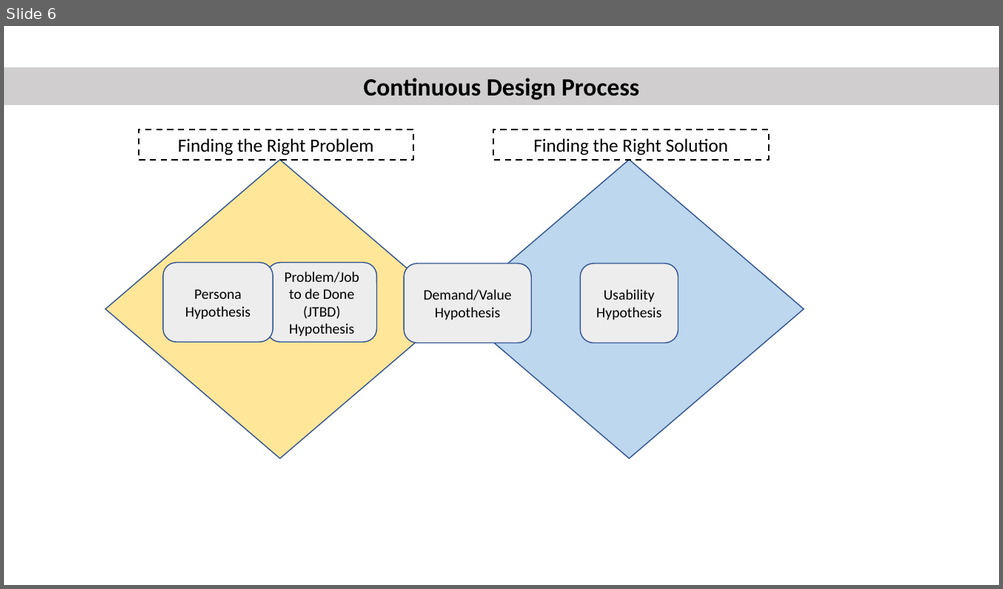
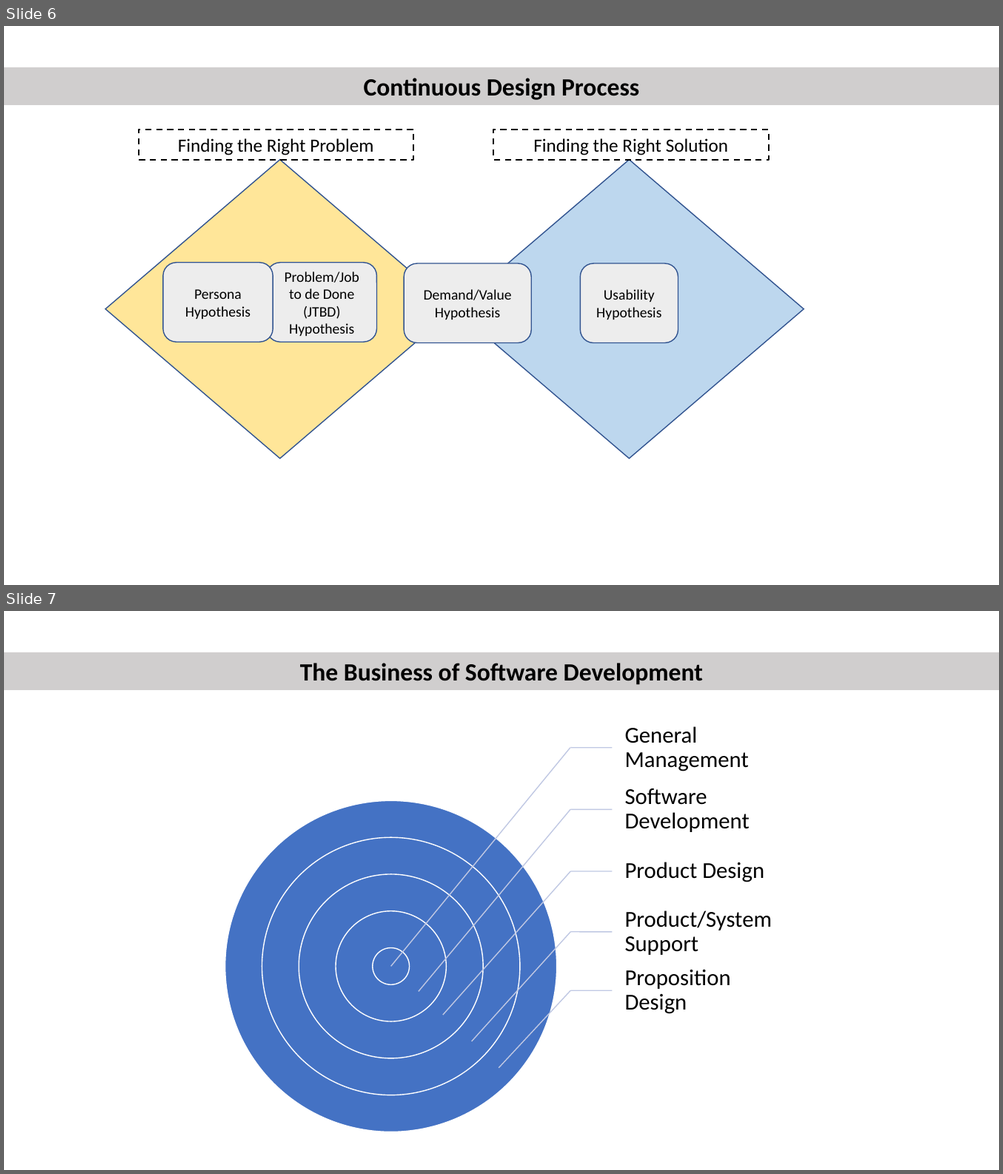
Before and after one commit to hbk91/DigitalProductManagement_Prof_AlexCowan_UVADarden, a slide deck: Pics_Creation.pptx. Shown one above the other, each under a label of ours: slide 6 before the commit, slides 6 and 7 after it. The pictures are 1003x589 and 1003x1174 pixels, drawn with LibreOffice and Linux fonts; fonts in the diff are those of the drawing. Boxes give left, top, right and bottom in pixels: in the first picture for what was removed or moved away, otherwise in the second. Text is boxed around its words. In the diff, an @@ line names an element or a change of style, - is before the commit and + after.

```diff
--- a/Pics_Creation.pptx
+++ b/Pics_Creation.pptx
@@ slide 7 added at [4, 611, 999, 1170], background #FFFFFF @@
@@ group added at [4, 652, 999, 1132]: 10 lines, 5 ellipses, 5 texts, 1 rectangle @@
+The Business of Software Development
+General Management
+Software Development
+Product Design
+Product/System Support
+Proposition Design
```
Also in this commit, not shown: 2 other files.
